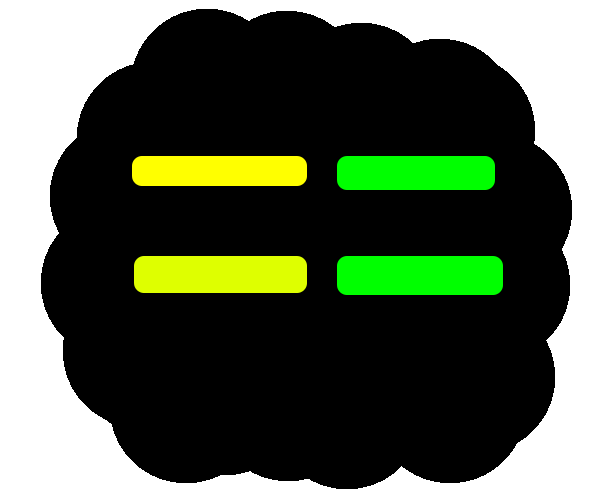
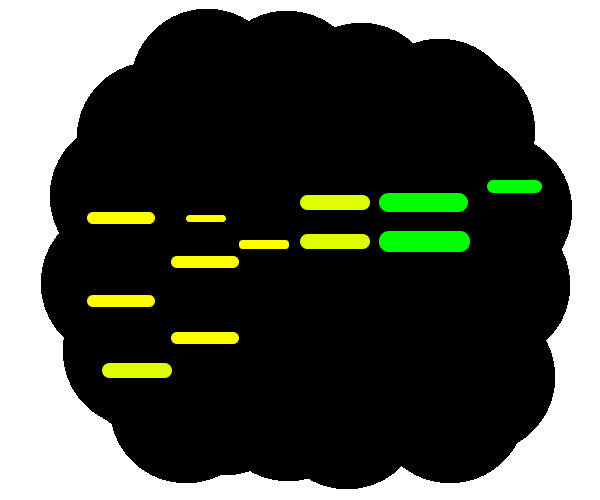
Layer changes from the first 600×500 image to the second:
added layer "Rectangle 12" above "Rectangle 4" over [487, 180, 542, 193]
painted on "Rectangle 4" over [337, 231, 503, 295]
added layer "Rectangle 11" above "Rectangle 10" over [300, 195, 370, 210]
added layer "Rectangle 10" above "Rectangle 3" over [300, 234, 370, 249]
painted on "Rectangle 3" over [102, 256, 307, 378]
painted on "Rectangle 2" over [337, 156, 495, 212]
added layer "Rectangle 9" above "Rectangle 8" over [239, 240, 289, 249]
added layer "Rectangle 8" above "Rectangle 7" over [186, 215, 226, 222]
added layer "Rectangle 7" above "Rectangle 6" over [87, 212, 155, 224]
added layer "Rectangle 6" above "Rectangle 5" over [171, 256, 239, 268]
added layer "Rectangle 5" above "Rectangle 1" over [87, 295, 155, 307]
painted on "Rectangle 1" over [132, 156, 307, 344]
